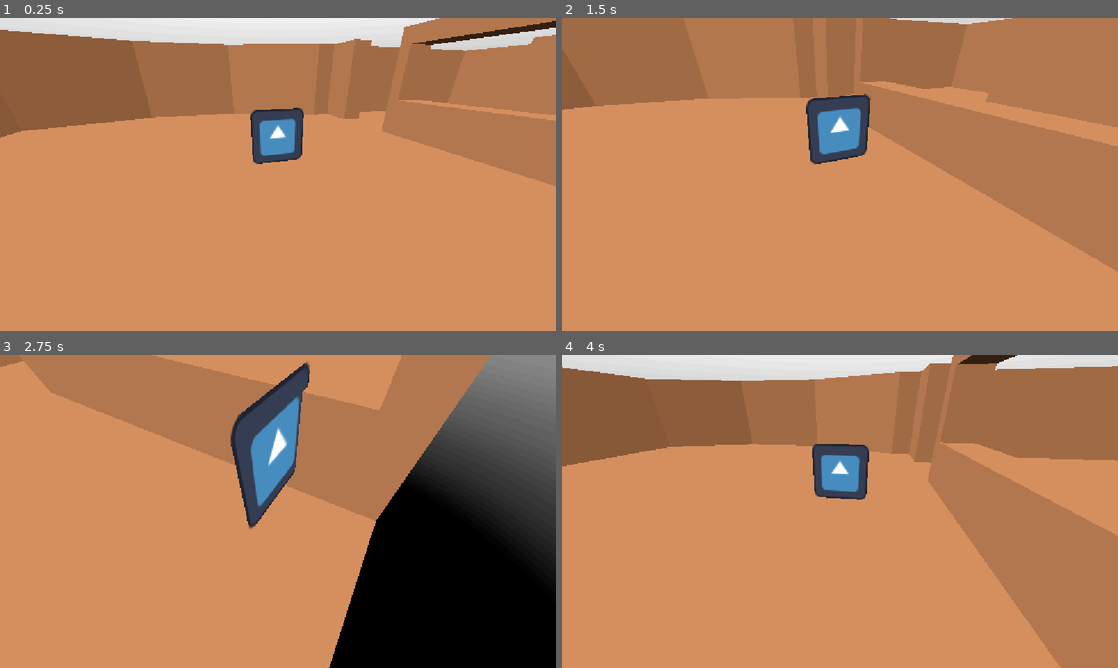
Above: before the commit, frames 1-4 (two rows, left to right).
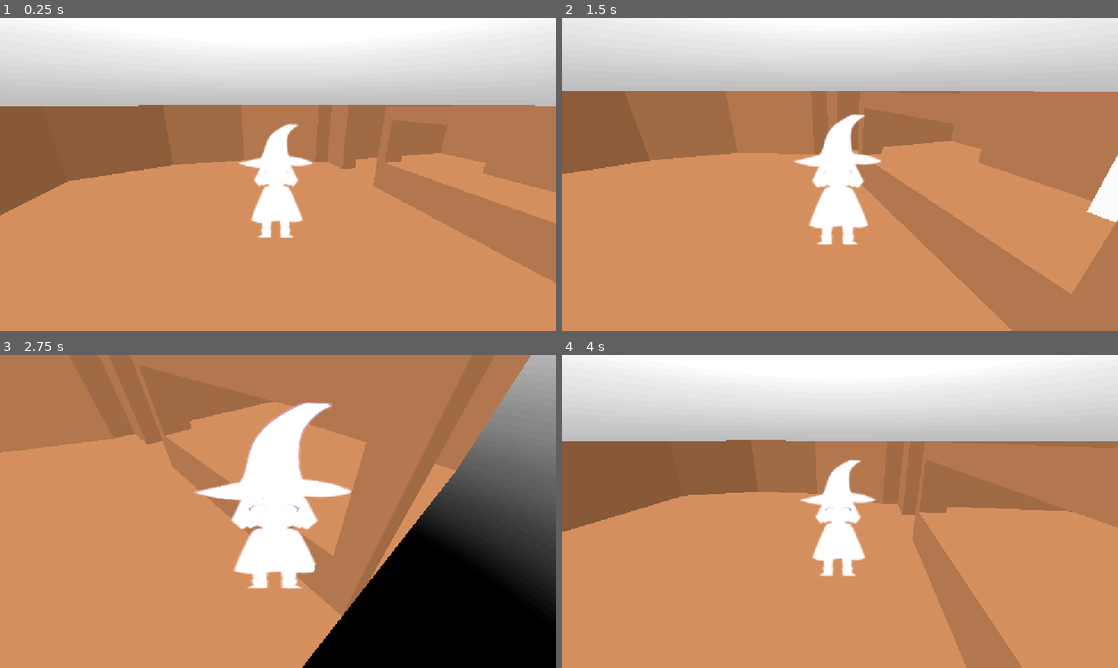
Above: after the commit, the same moments.

Repository: csk2q/OneRoom-Team3
Game: Godot game, scene res://Scenes/Apartment.tscn
Two runs of this game, one before a commit and one after it. Both use one fixed random seed, a clock stepped at 60 frames per second and the inputs below. Before the commit the project has no main scene; this scene is started directly in both runs. The engine's default icon, where the game draws it, is replaced by a stand-in: a white triangle on a blue panel in a dark square.
Inputs:
- Up to frame 1 (0.25 s): no input
- Up to frame 2 (1.5 s): tap Enter (ui_accept) at 0.5, 0.77 s; hold D (move_right) 0.53-1.28 s; hold S (move_down) from 1.28 s (still down)
- Up to frame 3 (2.75 s): tap Enter (ui_accept) at 1.52 s; release S (move_down) at 2.03 s; hold D (move_right) from 2.03 s (still down)
- Up to frame 4 (4 s): tap Enter (ui_accept) at 2.75, 3.02, 3.77 s; release D (move_right) at 2.78 s; hold W (move_up) 2.78-3.53 s; hold A (move_left) from 3.53 s (still down)

The runs differ from the first frame. In frame 1, 44% of the frame differs, in the area x 0-100%, y 0-85%; in frame 2, 51%; in frame 3, 38%; in frame 4, 56%, in the area x 0-100%, y 0-100%.

Commit message:
Add character art, update camera

Diff:
--- a/one-party-2-save/Scenes/Apartment.tscn
+++ b/one-party-2-save/Scenes/Apartment.tscn
@@ -3,7 +3,9 @@
 [ext_resource type="PackedScene" uid="uid://c6vis1677t3dc" path="res://Scenes/Apartment(GEO).tscn" id="1_shpx8"]
 [ext_resource type="Script" uid="uid://cq8px46jisn1m" path="res://Scripts/Player.gd" id="2_u6l5p"]
 [ext_resource type="Texture2D" uid="uid://ct25i2x3o0uxa" path="res://icon.svg" id="3_i2yku"]
+[ext_resource type="Texture2D" uid="uid://b8hs7k2yffpmg" path="res://Assets/Textures/Illustration_20260925.png" id="3_uvpbl"]
 [ext_resource type="Script" uid="uid://ccdpjopo8yxry" path="res://Scripts/Camera.gd" id="4_i2yku"]
+[ext_resource type="Script" uid="uid://bxca2se14b6w7" path="res://Scripts/Interact.gd" id="6_uvpbl"]
 
 [sub_resource type="Gradient" id="Gradient_shpx8"]
 offsets = PackedFloat32Array(0.2769231, 1)
@@ -25,6 +27,16 @@
 background_energy_multiplier = 5.0
 sky = SubResource("Sky_13qdw")
 
+[sub_resource type="PlaneMesh" id="PlaneMesh_i2yku"]
+size = Vector2(2, 2.33)
+orientation = 2
+
+[sub_resource type="StandardMaterial3D" id="StandardMaterial3D_i2yku"]
+transparency = 1
+albedo_texture = ExtResource("3_uvpbl")
+billboard_mode = 2
+billboard_keep_scale = true
+
 [sub_resource type="CapsuleShape3D" id="CapsuleShape3D_xrivr"]
 
 [sub_resource type="SpriteFrames" id="SpriteFrames_13qdw"]
@@ -38,6 +50,12 @@
 "speed": 5.0
 }]
 
+[sub_resource type="BoxMesh" id="BoxMesh_w4rxb"]
+size = Vector3(1.3, 4.0683594, 1.8)
+
+[sub_resource type="BoxShape3D" id="BoxShape3D_w4rxb"]
+size = Vector3(1.876, 3.268, 2.63)
+
 [node name="Apartment" type="Node3D" unique_id=796389692]
 
 [node name="Geometry" parent="." unique_id=1433729099 instance=ExtResource("1_shpx8")]
@@ -48,15 +66,36 @@
 [node name="CharacterBody3D" type="CharacterBody3D" parent="." unique_id=1727070825]
 script = ExtResource("2_u6l5p")
 
+[node name="MeshInstance3D" type="MeshInstance3D" parent="CharacterBody3D" unique_id=702962012]
+transform = Transform3D(1.58, 0, 0, 0, 1.58, 0, 0, 0, 1.58, 0, 1.835, 0)
+mesh = SubResource("PlaneMesh_i2yku")
+surface_material_override/0 = SubResource("StandardMaterial3D_i2yku")
+
 [node name="CollisionShape3D" type="CollisionShape3D" parent="CharacterBody3D" unique_id=2001043160]
 transform = Transform3D(1, 0, 0, 0, 1, 0, 0, 0, 1, 0, 1, 0)
 shape = SubResource("CapsuleShape3D_xrivr")
 
 [node name="AnimatedSprite3D" type="AnimatedSprite3D" parent="CharacterBody3D" unique_id=1892883063]
 transform = Transform3D(1, 0, 0, 0, 1, 0, 0, 0, 1, 0, 1, 0)
+visible = false
 sprite_frames = SubResource("SpriteFrames_13qdw")
 
+[node name="CameraTarget" type="Node3D" parent="CharacterBody3D" unique_id=371848358]
+transform = Transform3D(1, 0, 0, 0, 1, 0, 0, 0, 1, 0, 2.1682515, 0)
+
 [node name="Camera3D" type="Camera3D" parent="." unique_id=643551486 node_paths=PackedStringArray("player")]
-transform = Transform3D(1, 0, 0, 0, 0.8660254, 0.5, 0, -0.5, 0.8660254, -1.4340607, 2.3164792, 4.575939)
+transform = Transform3D(1, 0, 0, 0, 0.8660254, 0.5, 0, -0.5, 0.8660254, -1.4340612, 4.068897, 5.3324804)
 script = ExtResource("4_i2yku")
-player = NodePath("../CharacterBody3D")
+player = NodePath("../CharacterBody3D/CameraTarget")
+
+[node name="Fridge" type="MeshInstance3D" parent="." unique_id=1434326498]
+transform = Transform3D(1, 0, 0, 0, 1, 0, 0, 0, 1, 13.402293, 1.5341797, 3.1997406)
+mesh = SubResource("BoxMesh_w4rxb")
+
+[node name="Interact" type="Area3D" parent="Fridge" unique_id=21700668]
+transform = Transform3D(1, 0, 0, 0, 1, 0, 0, 0, 1, -0.79196835, -0.2914791, 0.017787218)
+script = ExtResource("6_uvpbl")
+
+[node name="CollisionShape3D" type="CollisionShape3D" parent="Fridge/Interact" unique_id=742635946]
+transform = Transform3D(1, 0, 0, 0, 0.9999321, 0.011653873, 0, -0.011653873, 0.9999321, 0.43823242, 0.07470322, 0.26693726)
+shape = SubResource("BoxShape3D_w4rxb")
--- a/one-party-2-save/Scripts/Camera.gd
+++ b/one-party-2-save/Scripts/Camera.gd
@@ -9,7 +9,8 @@
 
 # Called every frame. 'delta' is the elapsed time since the previous frame.
 func _process(delta):
-	self.look_at(player.position)
+	self.look_at(player.global_position)
 	var offset = 1.5
-	if abs(position.x - player.position.x) >= offset:
-		position.x = clamp(position.x, player.position.x - offset, player.position.x + offset)
+	if abs(position.x - player.global_position.x) >= offset:
+		position.x = clamp(position.x, player.global_position.x - offset, player.global_position.x + offset)
+	fov = lerpf(75, 50, clamp(clamp(-player.global_position.z, 0, 5) / 5, 0, 1))
--- /dev/null
+++ b/one-party-2-save/Scripts/Interact.gd
@@ -0,0 +1,16 @@
+extends Area3D
+
+
+# Called when the node enters the scene tree for the first time.
+func _ready():
+	self.area_entered.connect(_on_area_entered)
+
+
+# Called every frame. 'delta' is the elapsed time since the previous frame.
+func _process(delta):
+	pass
+
+
+func _on_area_entered(area):
+	if area is CharacterBody3D:
+		(area as CharacterBody3D)
--- a/one-party-2-save/project.godot
+++ b/one-party-2-save/project.godot
@@ -11,6 +11,7 @@
 [application]
 
 config/name="OneParty2Save"
+run/main_scene="uid://bohl66mrv5bkl"
 config/features=PackedStringArray("4.7", "GL Compatibility")
 config/icon="res://icon.svg"
 
Binary file added: one-party-2-save/Assets/Textures/IMG_1336.png
Not shown, added: one-party-2-save/Assets/Textures/IMG_1336.png.import
Binary file added: one-party-2-save/Assets/Textures/Illustration_20260925.png
Not shown, added: one-party-2-save/Assets/Textures/Illustration_20260925.png.import
Not shown, added: one-party-2-save/Scripts/Interact.gd.uid
